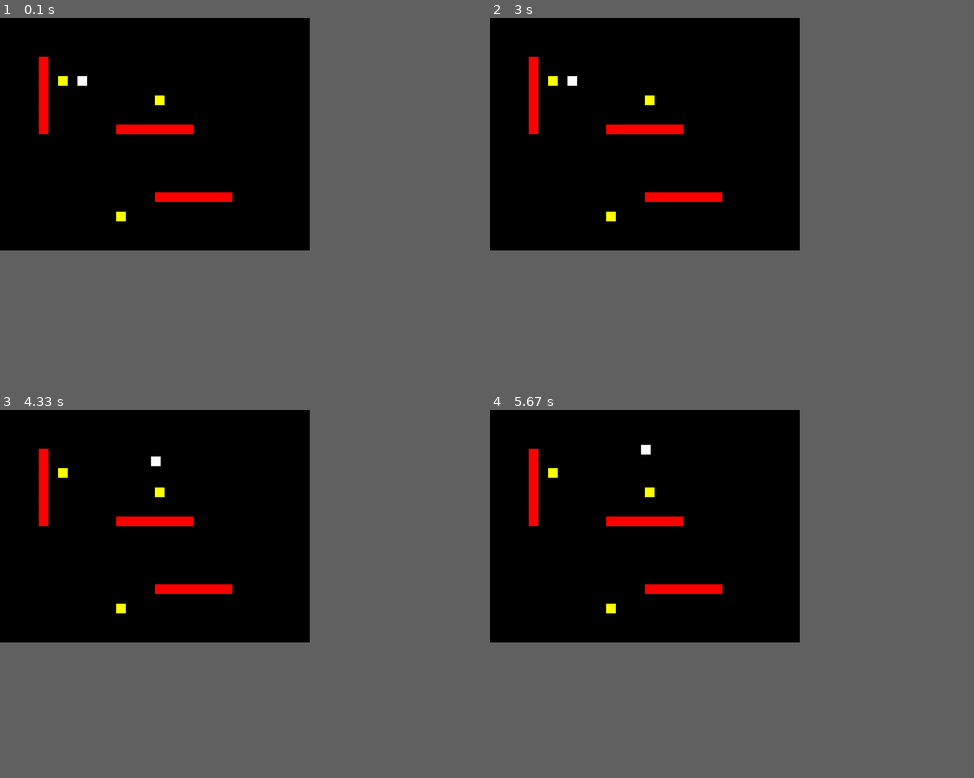
Above: before the commit, frames 1-4 (two rows, left to right).
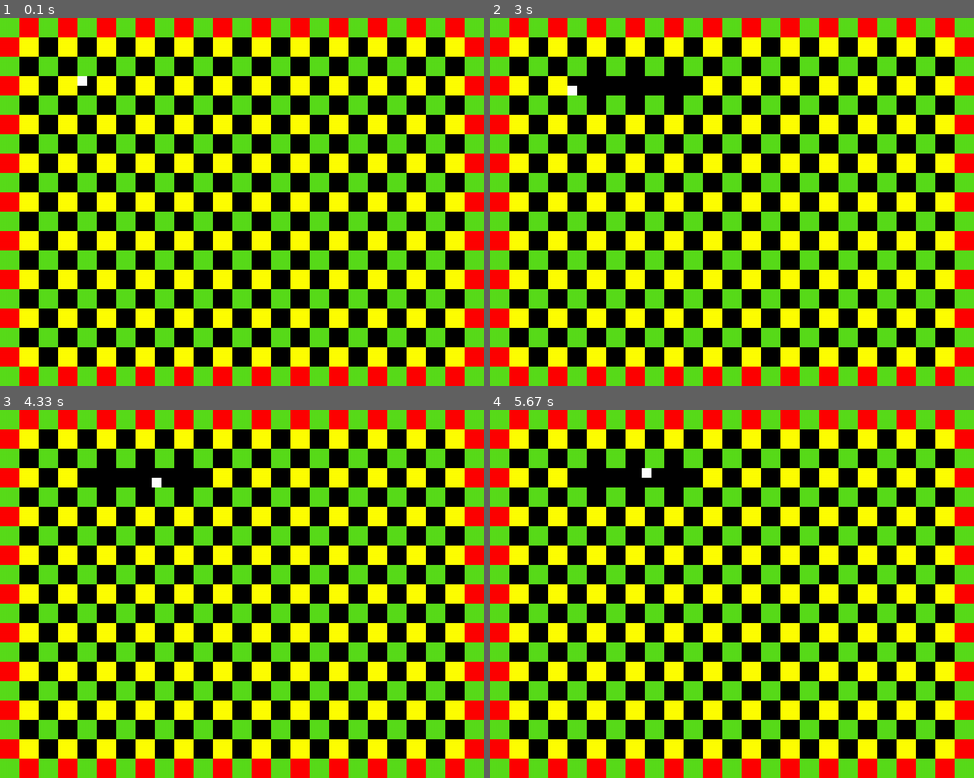
Above: after the commit, the same moments.

Repository: river-sneed/maze_for_coop
Game: pygame game, started from maze_with_scoring.py
Same seed, same stepped clock (60 frames per second), same inputs: the game is played once before the commit and once after it.
Inputs:
- Up to frame 1 (0.1 s): no input
- Up to frame 2 (3 s): hold Right 0.33-0.8 s; hold Up 0.83-1.13 s; hold Right 1.17-1.63 s; hold Left 1.67-2.2 s; hold Down 2.23-2.53 s; hold Left 2.57-2.97 s
- Up to frame 3 (4.33 s): hold Up 3-3.37 s; hold Right 3.4-4.03 s; hold Down from 4.07 s (still down)
- Up to frame 4 (5.67 s): release Down at 4.43 s; hold Left 4.47-4.93 s; hold Right 4.97-5.43 s; hold Up from 5.47 s (still down)
In our replay, the window is 576x432 before the commit and 900x684 after it. These sizes can differ from the game's own. Grey fills any space a smaller window leaves; there, only what the larger window draws over its background counts as a difference.

The runs differ from the first frame. In frame 1, 60% of the frame differs, in the area x 0-100%, y 0-100%; in frame 2, 59%; in frame 3, 59%; in frame 4, 59%.

Commit message:
Add files via upload

Diff:
--- a/maze_with_scoring.py
+++ b/maze_with_scoring.py
@@ -1,14 +1,17 @@
 # Imports
 import pygame
 import intersects
+import random
 
 # Initialize game engine
 pygame.init()
 
 
 # Window
-WIDTH = 800
-HEIGHT = 600
+WIDTH = 1250
+HEIGHT = 950
+BLOCK_WIDTH = 50
+BLOCK_HEIGHT = 50
 SIZE = (WIDTH, HEIGHT)
 TITLE = "Maze"
 screen = pygame.display.set_mode(SIZE)
@@ -17,7 +20,7 @@
 
 # Timer
 clock = pygame.time.Clock()
-refresh_rate = 60
+refresh_rate = 100
 
 # Colors
 WHITE = (255, 255, 255)
@@ -26,26 +29,67 @@
 GREEN = (0, 255, 0)
 BLUE = (0, 0, 255)
 YELLOW = (255, 255, 0)
+RAINBOW = (random.randint(0,255),random.randint(0,255),random.randint(0,255))
 
 # Make a player
 player =  [200, 150, 25, 25]
 player_vx = 0
 player_vy = 0
-player_speed = 5
+player_speed = 3
+
+
+def rand_color(color):
+    r = random.randint(color[0] - 5, color[0] + 5)
+    b = random.randint(color[1] - 5, color[1] + 5)
+    g = random.randint(color[2] - 5, color[2] + 5)
+
+    if r < 0:
+        r = 0
+    if g < 0:
+        g = 0
+    if b < 0:
+        b = 0
+    if r > 255:
+        r = 255
+    if g > 255:
+        g = 255
+    if b > 255:
+        b = 255
+
+    return(color)
+
+
+
+
+blocks = []
+for x in range(0, WIDTH, 100):
+    for y in range(0, HEIGHT, 100):
+        b = [x, y, BLOCK_WIDTH, BLOCK_HEIGHT]
+        blocks.append(b)
+
+r = random.randint (0, 255)
+g = random.randint (0, 255)
+b = random.randint (0, 255)
+block_color = [r, g, b]
+
+coins = []
+for x in range(50, (WIDTH-50), 100):
+    for y in range(50, HEIGHT, 100):
+        c = [x, y, BLOCK_WIDTH, BLOCK_HEIGHT]
+        coins.append(c)
+
+
+
 
 # make walls
-wall1 =  [300, 275, 200, 25]
-wall2 =  [400, 450, 200, 25]
-wall3 =  [100, 100, 25, 200]
-
-walls = [wall1, wall2, wall3]
-
-# Make coins
-coin1 = [300, 500, 25, 25]
-coin2 = [400, 200, 25, 25]
-coin3 = [150, 150, 25, 25]
-
-coins = [coin1, coin2, coin3]
+wall1 =  [0, 0, WIDTH, BLOCK_HEIGHT]
+wall2 =  [0, (HEIGHT-50), WIDTH, BLOCK_HEIGHT]
+wall3 =  [0, 0, 50, WIDTH]
+wall4 =  [(WIDTH-50), 0, BLOCK_WIDTH, HEIGHT]
+
+walls = [wall1, wall2, wall3, wall4]
+
+
 
 
 # Game loop
@@ -57,6 +101,10 @@
 while not done:
     # Event processing (React to key presses, mouse clicks, etc.)
     ''' for now, we'll just check to see if the X is clicked '''
+
+
+
+
     for event in pygame.event.get():
         if event.type == pygame.QUIT:
             done = True
@@ -107,6 +155,25 @@
                 player[1] = w[1] + w[3]
 
 
+
+    ''' resolve collisions horizontally '''
+    for b in blocks:
+        if intersects.rect_rect(player, b):
+            if player_vx > 0:
+                player[0] = b[0] - player[2]
+            elif player_vx < 0:
+                player[0] = b[0] + b[2]
+
+
+    ''' resolve collisions vertically '''
+    for b in blocks:
+        if intersects.rect_rect(player, b):
+            if player_vy > 0:
+                player[1] = b[1] - player[3]
+            if player_vy < 0:
+                player[1] = b[1] + b[3]
+
+
     ''' here is where you should resolve player collisions with screen edges '''
 
 
@@ -151,6 +218,9 @@
     for c in coins:
         pygame.draw.rect(screen, YELLOW, c)
 
+    for b in blocks:
+        pygame.draw.rect(screen, block_color, b)
+
 
     # blit score on the screen somewhere
 
